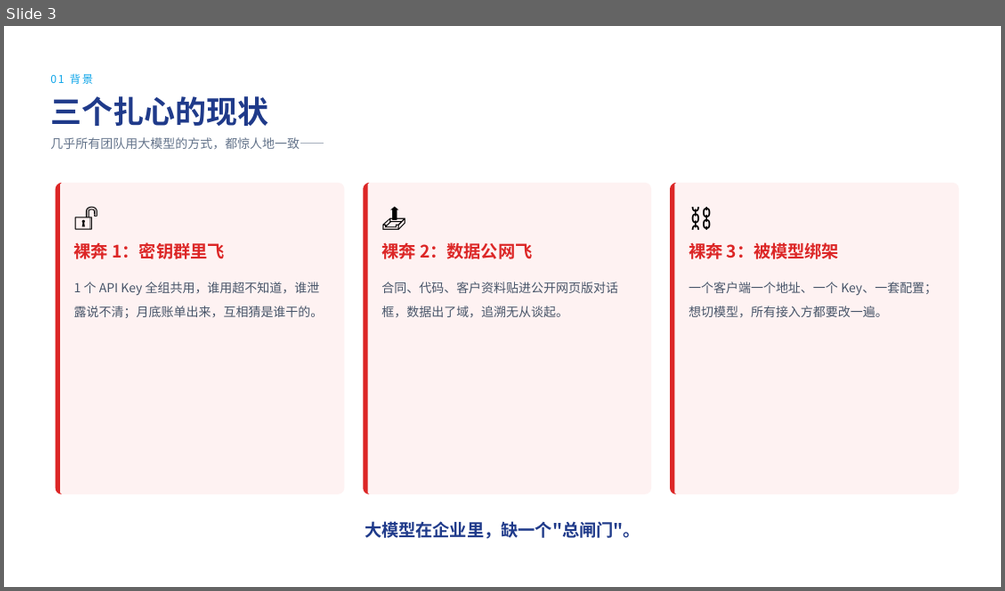
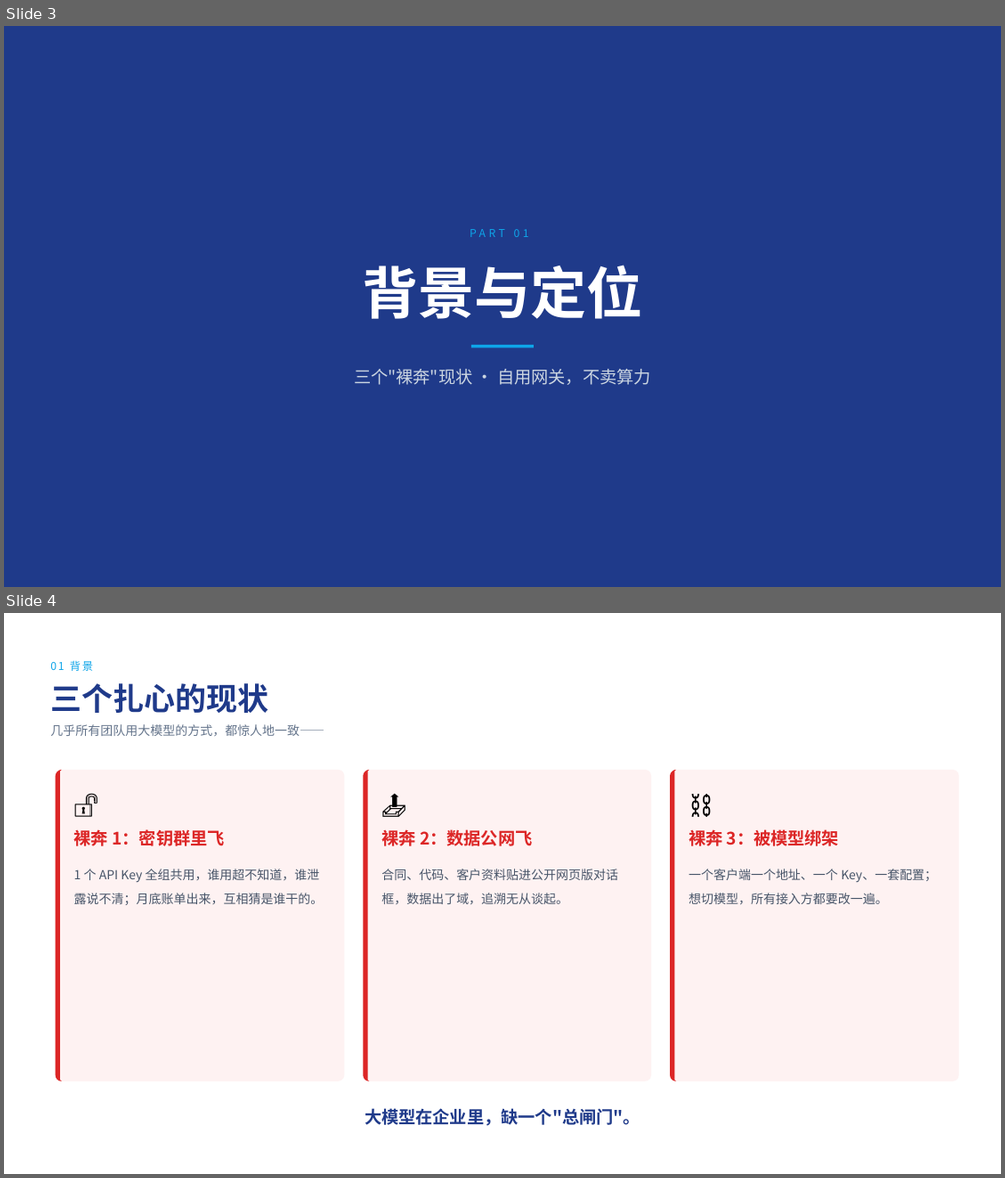
Before and after one commit to boonya-hrgk/llm-api-gateway, a slide deck: docs/llm-api-gateway汇报/AI网关如何在企业中实现大模型自动化编程落地.pptx. Shown one above the other, each under a label of ours: slide 3 before the commit, slides 3 and 4 after it. The pictures are 1005x591 and 1005x1178 pixels, drawn with LibreOffice and Linux fonts; fonts in the diff are those of the drawing. Boxes give left, top, right and bottom in pixels: in the first picture for what was removed or moved away, otherwise in the second. Text is boxed around its words. In the diff, an @@ line names an element or a change of style, - is before the commit and + after.

```diff
--- a/docs/llm-api-gateway汇报/AI网关如何在企业中实现大模型自动化编程落地.pptx
+++ b/docs/llm-api-gateway汇报/AI网关如何在企业中实现大模型自动化编程落地.pptx
@@ slide 3 added at (4, 26, 1001, 587), background #FFFFFF @@
@@ rectangle added at (4, 26, 1001, 587), fill #1F3A8A @@
@@ text added at (469, 229, 529, 237), 10.5 pt, text #0EA5E9 @@
+PART 01
@@ text added at (362, 265, 642, 319), 54 pt, text #FFFFFF, bold @@
+背景与定位
@@ rectangle added at (471, 345, 534, 347), fill #0EA5E9 @@
@@ text added at (354, 369, 651, 385), 16.5 pt, text #CBD5E1 @@
+三个"裸奔"现状 · 自用网关，不卖算力
@@ what was slide 3 is now slide 4 @@
```
Also in this commit, not shown: 8 slides changed, 3 other slides added, 19 other files.
